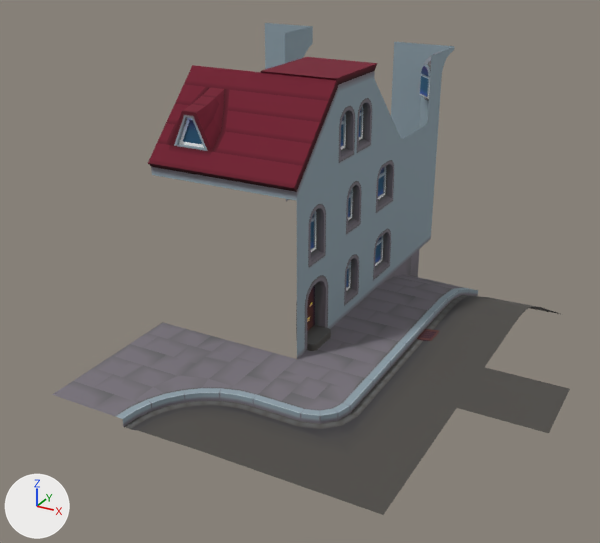
Renders of the glTF model assets/buildings.glb from each side of a commit.
Rendered twice from a 50 mm lens placed at (4.23, -8.12, 4.97), pointed at (-1.01, 1.41, 0.2). Every picture has the same lights, and +X, +Y and +Z are marked at lower left. Where no turn or scale is listed for an object, it has been applied to the vertices.

The older version as bpy lines, for what is in view:
```python
me_h1_roof_b = bpy.data.meshes.new('h1.roof.b')
me_h1_roof_b.from_pydata(...)  # 20 vertices, 36 faces; spans x -0.5..0.5, y -0.56..0.5, z 0.0..1.16
me_h1_roof_b.materials.append(mat_material)  # picture img_atlas
me_plane_002 = bpy.data.meshes.new('Plane.002')
me_plane_002.from_pydata(...)  # 53 vertices, 86 faces; spans x -0.5..0.5, y -0.5..0.5, z -0.1..0.0
me_plane_002.materials.append(mat_material)  # picture img_atlas
me_plane_008 = bpy.data.meshes.new('Plane.008')
me_plane_008.from_pydata(...)  # 46 vertices, 68 faces; spans x -0.5..0.792, y -0.5..0.5, z -0.1..0.0
me_plane_008.materials.append(mat_material)  # picture img_atlas
ob_h1_001 = bpy.data.objects.new('h1.001', me_h1_roof_b)
ob_h1_001.location = (-0.5, 0.0, 2.0)
ob_plane_001 = bpy.data.objects.new('Plane.001', me_plane_002)
ob_plane_001.location = (0.5, -1.0, 0.0)
ob_plane_008 = bpy.data.objects.new('Plane.008', me_plane_008)
ob_plane_008.location = (-1.5, -2.0, 0.0)
# also in view: 'Plane.016' at (0.5, 2.0, -0.1); 'h1.004' at (-3.5, 5.0, 2.5); 'Plane.017' at (0.5, 1.0, -0.05); 'Plane.011' at (1.5, 1.0, -0.08); 'h1.005' at (-0.02, 0.0, 0.5)
```
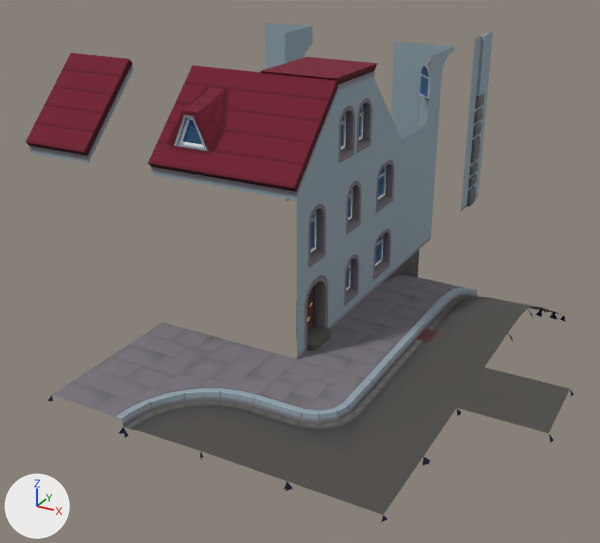
Changed parts and their boxes [x1, y1, x2, y2] in the pictures (600 x 543 px):
```json
{"object": "h1.021", "change": "added", "after": [26, 53, 133, 163], "on screen": "red"}
{"object": "h1.024", "change": "added", "after": [470, 31, 493, 99]}
{"object": "h1.022", "change": "added", "after": [465, 89, 488, 157]}
{"object": "h1.023", "change": "added", "after": [461, 144, 483, 211]}
```

The change, as JSON lines over the scene's bpy script:
```json
{"op": "add", "block": "me_h1_wall_021", "code": ["me_h1_wall_021 = bpy.data.meshes.new('h1.wall.021')", "me_h1_wall_021.from_pydata(...)  # 66 vertices, 102 faces; spans x 0.5..0.55, y -0.5..0.5, z 0.0..1.0", "me_h1_wall_021.materials.append(mat_material)  # picture img_atlas"]}
{"op": "add", "block": "me_h1_wall_020", "code": ["me_h1_wall_020 = bpy.data.meshes.new('h1.wall.020')", "me_h1_wall_020.from_pydata(...)  # 84 vertices, 134 faces; spans x 0.5..0.55, y -0.5..0.5, z 0.0..1.0", "me_h1_wall_020.materials.append(mat_material)  # picture img_atlas"]}
{"op": "add", "block": "me_h1_wall_019", "code": ["me_h1_wall_019 = bpy.data.meshes.new('h1.wall.019')", "me_h1_wall_019.from_pydata(...)  # 76 vertices, 116 faces; spans x 0.5..0.55, y -0.5..0.5, z 0.0..1.0", "me_h1_wall_019.materials.append(mat_material)  # picture img_atlas"]}
{"op": "add", "block": "ob_h1_024", "code": ["ob_h1_024 = bpy.data.objects.new('h1.024', me_h1_wall_021)", "ob_h1_024.location = (-0.5, 6.0, 2.0)"]}
{"op": "add", "block": "ob_h1_023", "code": ["ob_h1_023 = bpy.data.objects.new('h1.023', me_h1_wall_020)", "ob_h1_023.location = (-0.5, 6.0, 0.0)"]}
{"op": "add", "block": "ob_h1_022", "code": ["ob_h1_022 = bpy.data.objects.new('h1.022', me_h1_wall_019)", "ob_h1_022.location = (-0.5, 6.0, 1.0)"]}
{"op": "add", "block": "ob_h1_021", "code": ["ob_h1_021 = bpy.data.objects.new('h1.021', me_h1_roof_b.copy())  # the mesh of ob_h1_001", "ob_h1_021.location = (-3.5, 0.0, 2.0)"]}
```
